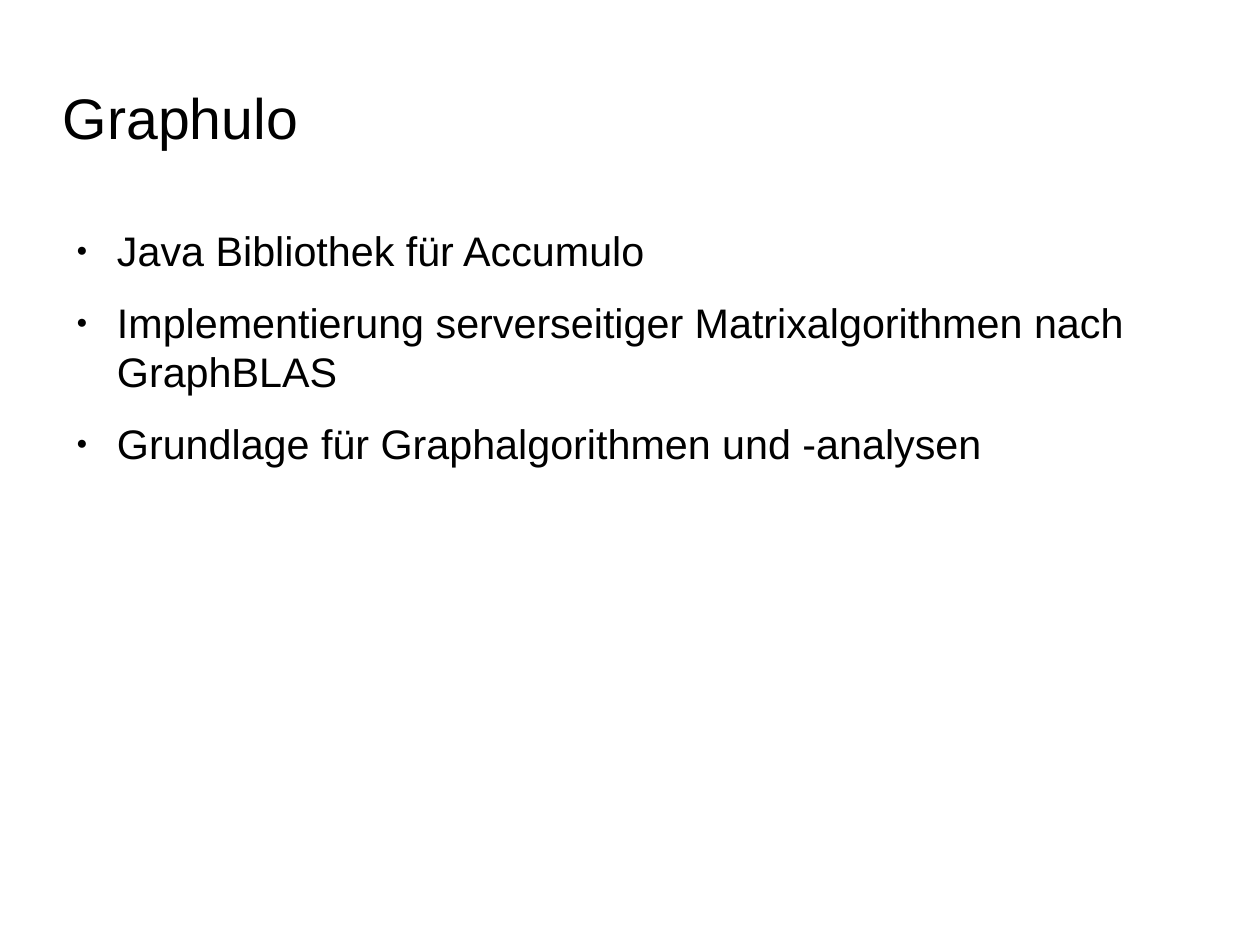
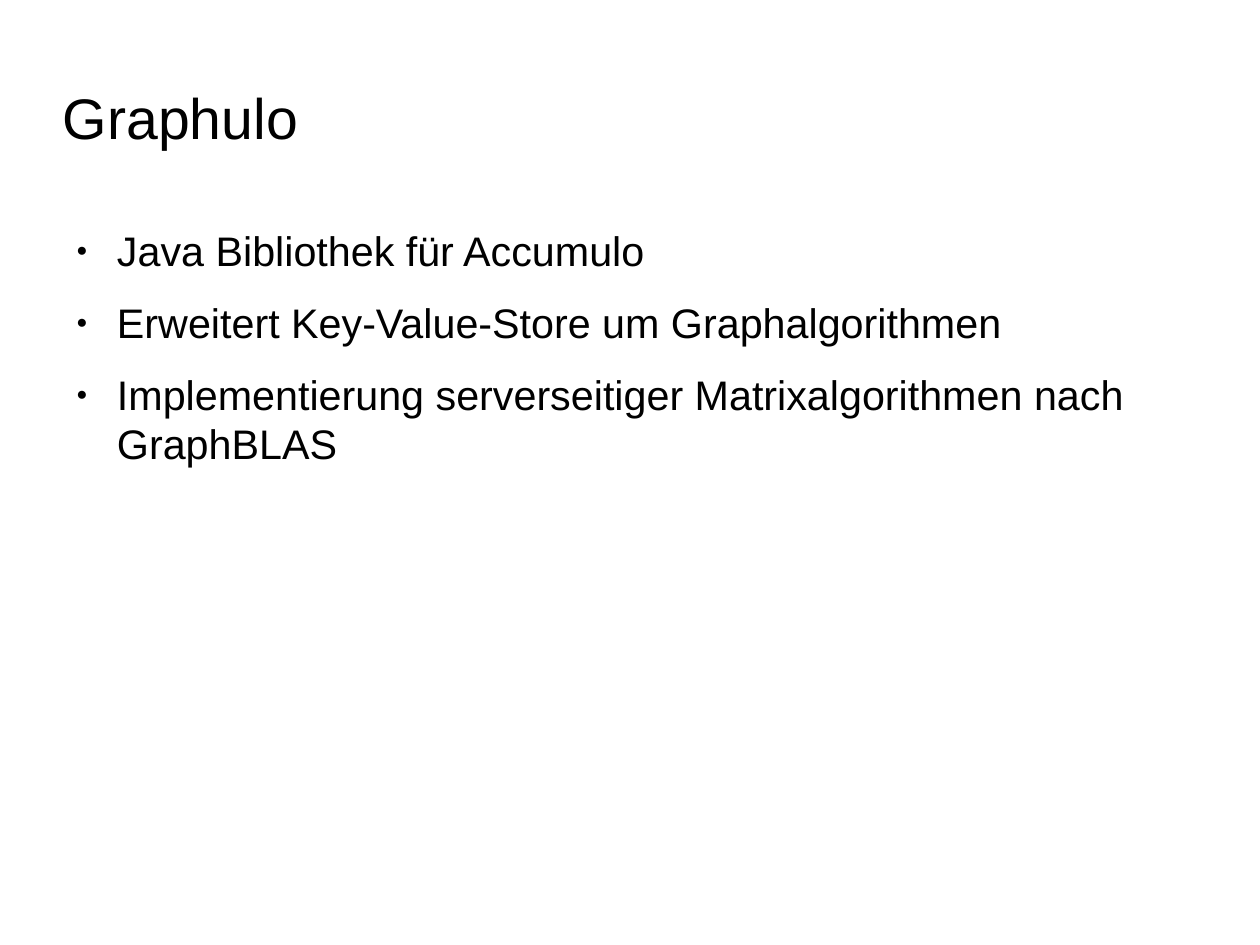
Before and after one commit to ScaDS/dblp-graphulo, a slide deck: slide 8 of doc/testat1.odp. Drawn at 1260x945 pixels with LibreOffice and Linux fonts; fonts in the diff are those of the drawing; background and template pictures are left out. Boxes give left, top, right and bottom in pixels: in the first picture for what was removed or moved away, otherwise in the second. Text is boxed around its words. In the diff, an @@ line names an element or a change of style, - is before the commit and + after.

```diff
--- a/doc/testat1.odp
+++ b/doc/testat1.odp
@@ text at [117, 308, 1001, 346]: paragraph added @@
+● Erweitert Key-Value-Store um Graphalgorithmen
@@ text at [117, 429, 981, 467]: paragraph removed @@
-● Grundlage für Graphalgorithmen und -analysen
```
Also in this commit, not shown: 2 other slides changed, 1 slide added, 2 other files.
